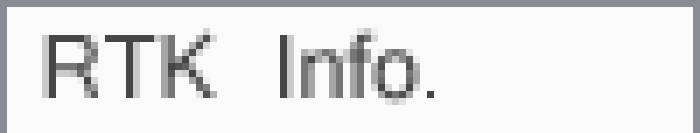
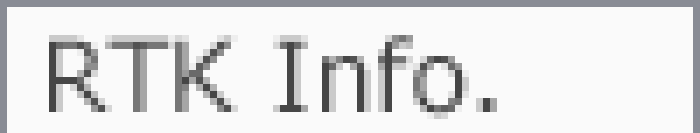
The second 700 × 133 image is a revision of the first. Changes to its layers:
painted on "Selected Text" over [42, 28, 497, 119]
